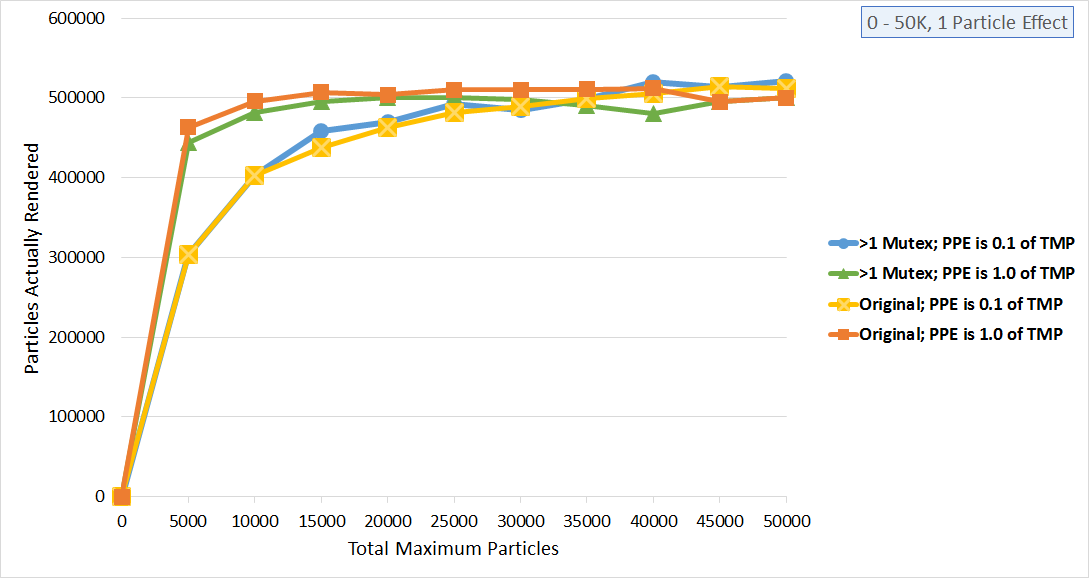
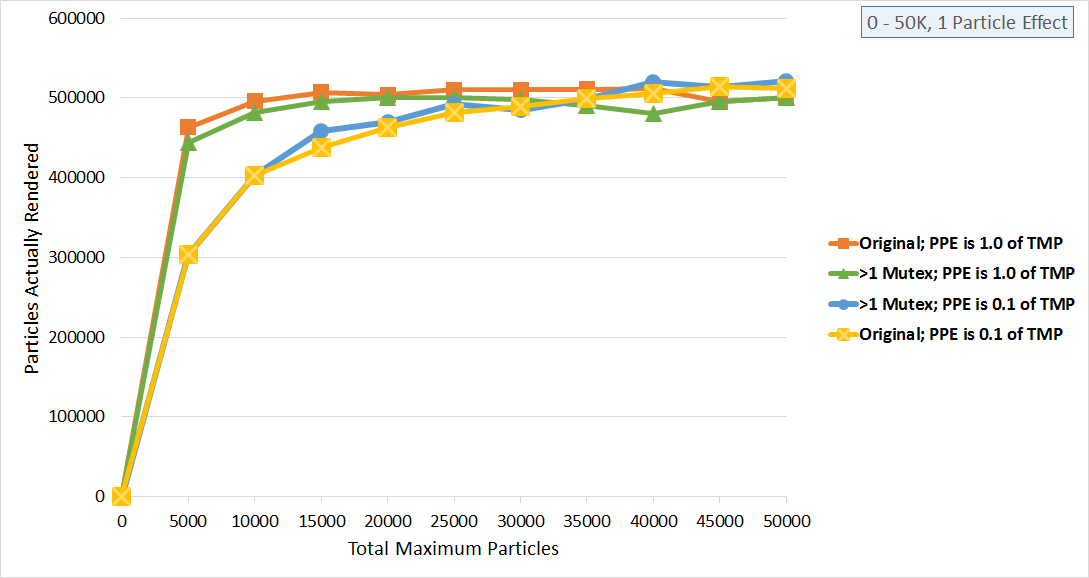
Before/after of a (1089, 578) layered artwork. What changed in the layer stack:
added layer "Layer 4" above "Layer 3" over [114, 80, 1075, 505]
